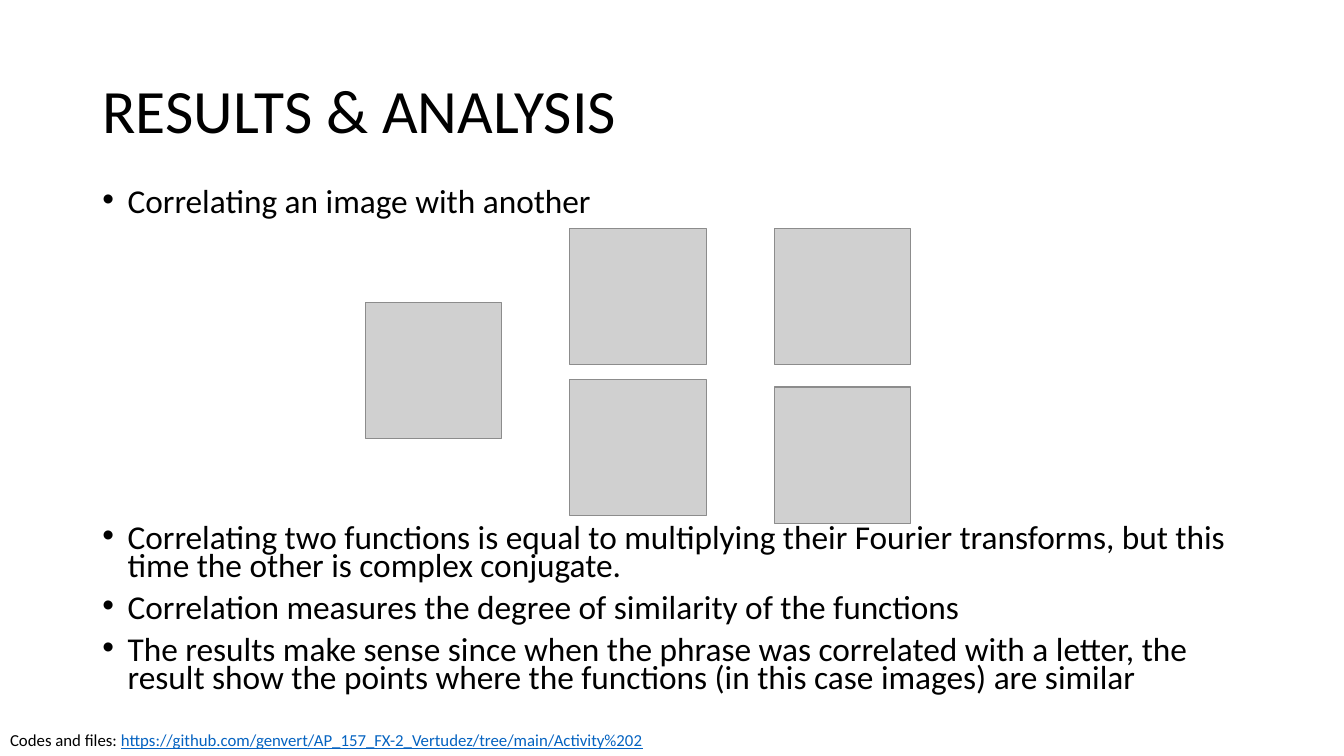
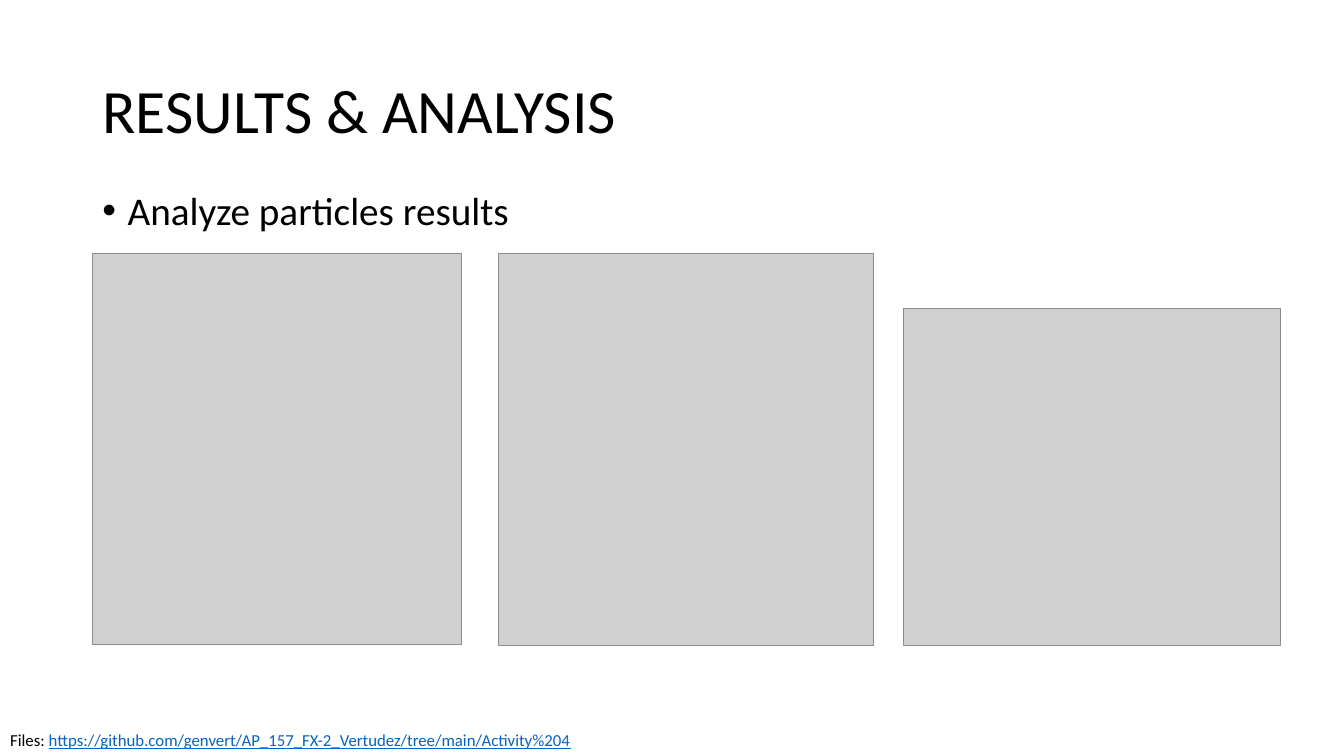
Before and after one commit to genvert/AP_157_FX-2_Vertudez, a slide deck: slide 7 of Activity 4/Vertudez_Activity_4_Report.pptx. Drawn at 1344x756 pixels with LibreOffice and Linux fonts; fonts in the diff are those of the drawing; grey boxes stand for pictures. Boxes give left, top, right and bottom in pixels: in the first picture for what was removed or moved away, otherwise in the second. Text is boxed around its words. In the diff, an @@ line names an element or a change of style, - is before the commit and + after.

Commit message:
act 4 results

```diff
--- a/Activity 4/Vertudez_Activity_4_Report.pptx
+++ b/Activity 4/Vertudez_Activity_4_Report.pptx
@@ text at bbox=[128, 197, 509, 232]: text changed; size 23.8 to 28 pt @@
-• Correlating an image with another
-• Correlating two functions is equal to multiplying their Fourier transforms, but this time the other is complex conjugate.
-• Correlation measures the degree of similarity of the functions
-• The results make sense since when the phrase was correlated with a letter, the result show the points where the functions (in this case images) are similar
+• Analyze particles results
@@ picture removed at bbox=[570, 229, 706, 365] @@
@@ picture removed at bbox=[774, 229, 910, 365] @@
@@ picture added at bbox=[93, 254, 461, 644] @@
@@ picture added at bbox=[499, 254, 874, 646] @@
@@ picture removed at bbox=[365, 302, 501, 439] @@
@@ picture added at bbox=[903, 309, 1280, 645] @@
@@ picture removed at bbox=[570, 380, 706, 516] @@
@@ picture removed at bbox=[774, 387, 910, 523] @@
@@ text at bbox=[10, 734, 570, 749]: text changed @@
-Codes and files: https://github.com/genvert/AP_157_FX-2_Vertudez/tree/main/Activity%202
+Files: https://github.com/genvert/AP_157_FX-2_Vertudez/tree/main/Activity%204
```
Also in this commit, not shown: 5 other slides changed, 5 other files.
